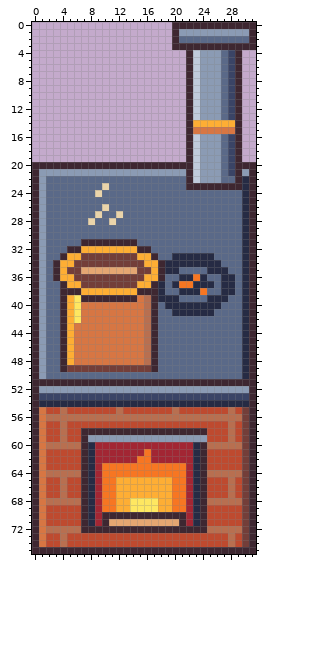
File history of a pixel-art file, art-src/aseprite/stove.aseprite. The picture above was drawn from the file before the commit.
32x76 pixels, 1 frame.
After the commit:
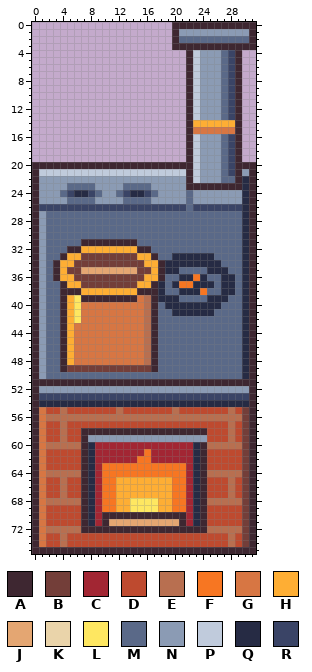
Palette (. is transparent): A #3e2731  B #733e39  C #a22633  D #be4a2f  E #b86f50  F #f77622  G #d77643  H #feae34  J #e4a672  K #ead4aa  L #fee761  M #5a6988  N #8b9bb4  P #c0cbdc  Q #262b44  R #3a4466
Changes in this commit:
Colour K gives way to colour M in row 24 at x 9; in row 27 at x 9 and 12; in row 28 at x 8 and 11.
Colour K gives way to colour N in row 23 at x 10.
Colour M gives way to colour N in row 22 at x 2 to 21; in row 23 at x 2 to 4, 9, 11 to 12 and 17 to 21; in row 24 at x 2 to 3, 10 to 11, 18 to 21 and 23 to 29; in row 25 at x 2 to 4, 9 to 12, 17 to 21 and 23 to 29.
Colour N gives way to colour P in row 21 at x 1 to 21.
Colour M gives way to colour Q in row 24 at x 6 to 7 and 14 to 15.
Colour K gives way to colour R in row 26 at x 10.
Colour M gives way to colour R in row 24 at x 5, 8, 13 and 16; in row 26 at x 2 to 9, 11 to 21 and 23 to 29.
Colour N gives way to colour R in row 26 at x 1.
Boxes around the changes in both pictures, in picture pixels (x1, y1, x2, y2):
changed: (39, 169, 242, 225)
